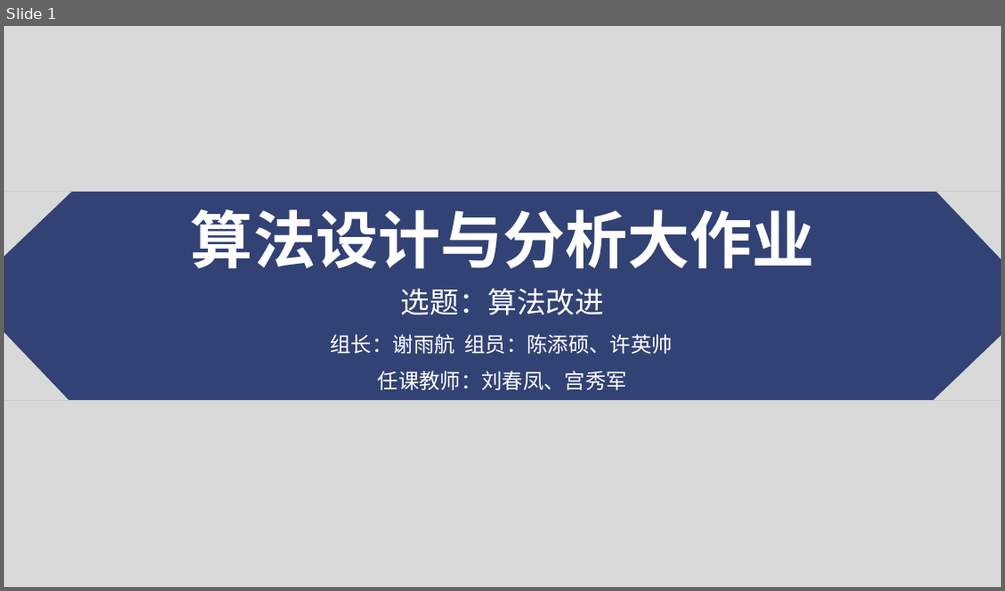
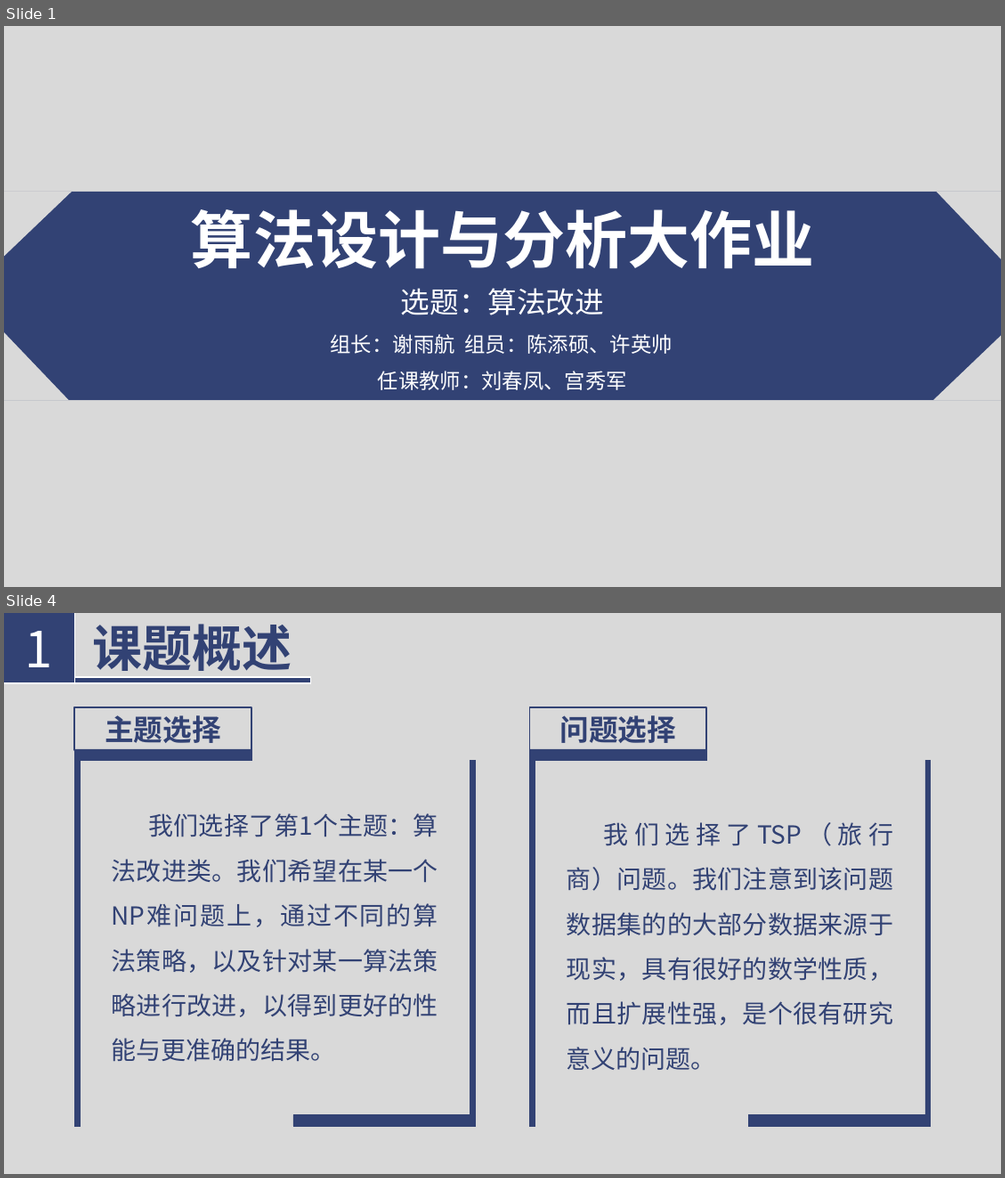
Before and after one commit to Florenz0707/AlgorithmProject, a slide deck: 3023244222-1-3/reports/introduction.pptx. Shown one above the other, each under a label of ours: slide 1 before the commit, slides 1 and 4 after it; the slides between them are not shown. The pictures are 1005x591 and 1005x1178 pixels, drawn with LibreOffice and Linux fonts; fonts in the diff are those of the drawing. Boxes give left, top, right and bottom in pixels: in the first picture for what was removed or moved away, otherwise in the second. Text is boxed around its words. In the diff, an @@ line names an element or a change of style, - is before the commit and + after.

```diff
--- a/3023244222-1-3/reports/introduction.pptx
+++ b/3023244222-1-3/reports/introduction.pptx
@@ slide 4 added at [4,613,1001,1174], background #D9D9D9 @@
@@ rectangle added at [4,613,75,684], fill #324274, outline #FFFFFF 1 pt, 48 pt, text #FFFFFF @@
+1
@@ text added at [93,624,292,679], 48 pt, text #324274, bold @@
+课题概述
@@ rectangle added at [4,677,310,683], fill #324274, outline #FFFFFF 1 pt @@
@@ group added at [74,707,475,1126]: 5 rectangles, 1 text @@
+主题选择
+我们选择了第1个主题：算法改进类。我们希望在某一个NP难问题上，通过不同的算法策略，以及针对某一算法策略进行改进，以得到更好的性能与更准确的结果。
@@ group added at [530,707,930,1126]: 5 rectangles, 1 text @@
+问题选择
+我们选择了TSP（旅行商）问题。我们注意到该问题数据集的的大部分数据来源于现实，具有很好的数学性质，而且扩展性强，是个很有研究意义的问题。
```
Also in this commit, not shown: 2 slides changed, 16 other slides added, 3 slides removed, 2 other files.
